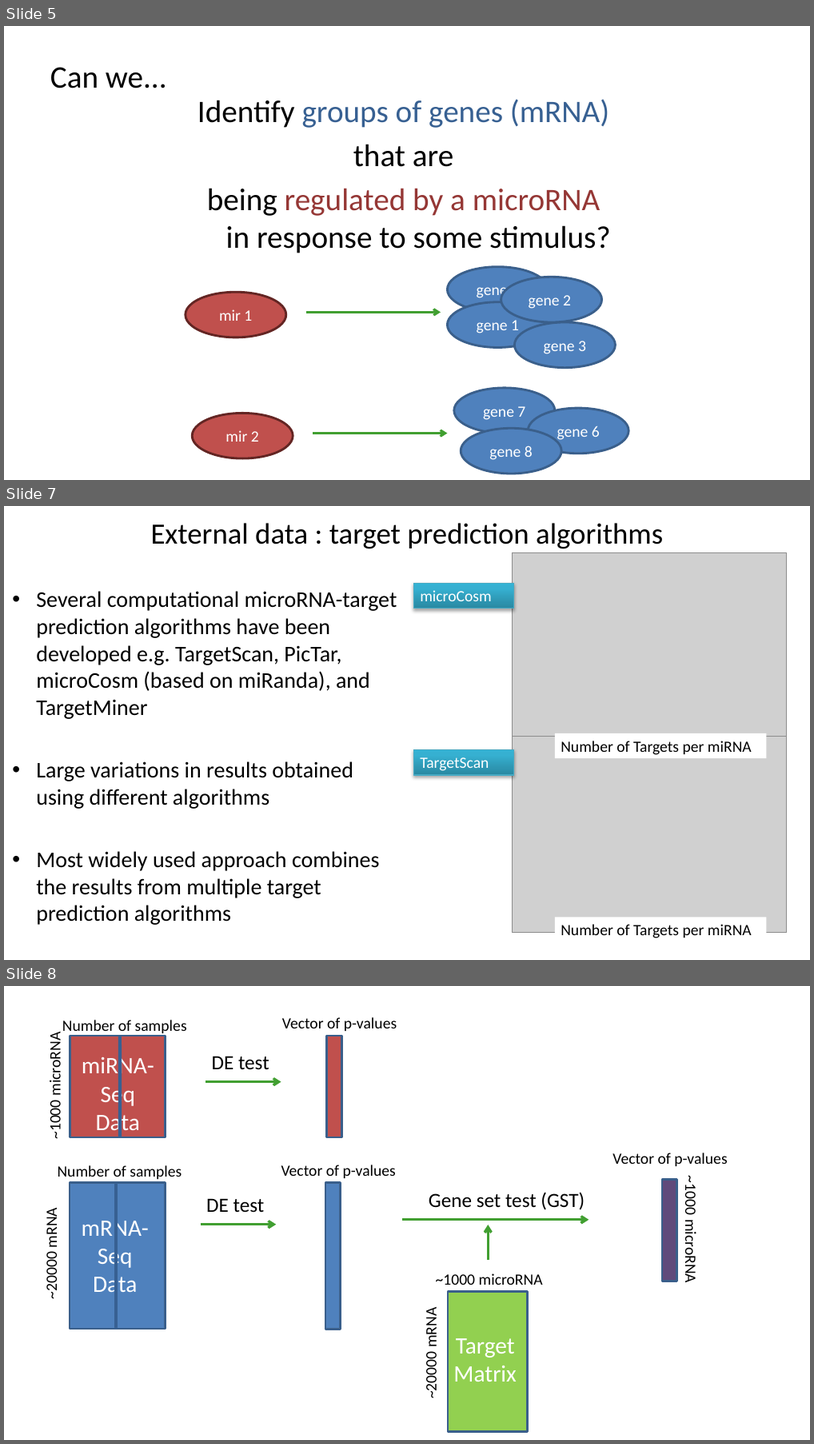
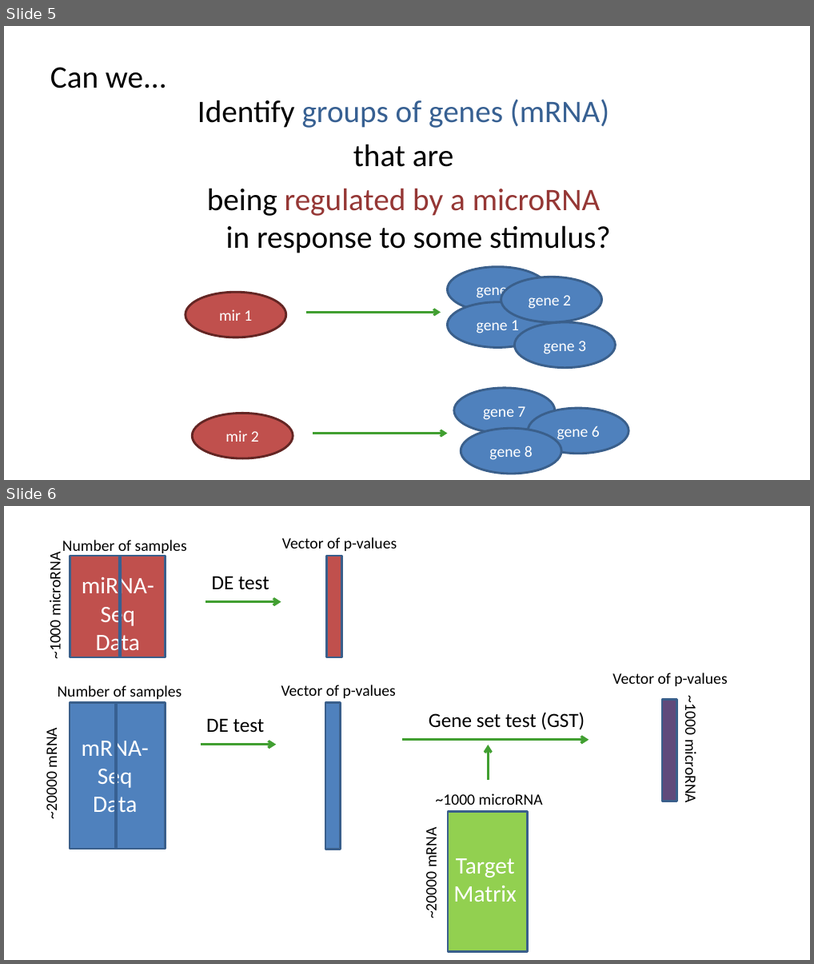
Before and after one commit to ellispatrick/Presentations, a slide deck: AGTA2014/EllisPatrick.pptx. Shown one above the other, each under a label of ours: slides 5, 7 and 8 before the commit, slides 5 and 6 after it; the slides between them are not shown. The pictures are 814x1444 and 814x964 pixels, drawn with LibreOffice and Linux fonts; fonts in the diff are those of the drawing; grey boxes stand for pictures. Boxes give left, top, right and bottom in pixels: in the first picture for what was removed or moved away, otherwise in the second. Text is boxed around its words. In the diff, an @@ line names an element or a change of style, - is before the commit and + after.

Commit message:
presentations

```diff
--- a/AGTA2014/EllisPatrick.pptx
+++ b/AGTA2014/EllisPatrick.pptx
@@ slide 7 removed at box(4, 506, 810, 960), background #FFFFFF @@
@@ text removed at box(151, 523, 663, 549) @@
-External data : target prediction algorithms
@@ picture removed at box(512, 553, 787, 749) @@
@@ text removed at box(36, 591, 398, 924) @@
-• Several computational microRNA-target prediction algorithms have been developed e.g. TargetScan, PicTar, microCosm (based on miRanda), and TargetMiner
-• Large variations in results obtained using different algorithms
-• Most widely used approach combines the results from multiple target prediction algorithms
@@ rectangle removed at box(414, 583, 514, 608) @@
-microCosm
@@ picture removed at box(512, 736, 787, 932) @@
@@ rectangle removed at box(554, 733, 767, 759) @@
-Number of Targets per miRNA
@@ rectangle removed at box(414, 749, 514, 776) @@
-TargetScan
@@ rectangle removed at box(554, 916, 767, 941) @@
-Number of Targets per miRNA
@@ what was slide 8 is now slide 6 @@
```
Also in this commit, not shown: 1 other slide removed, 4 other files.
